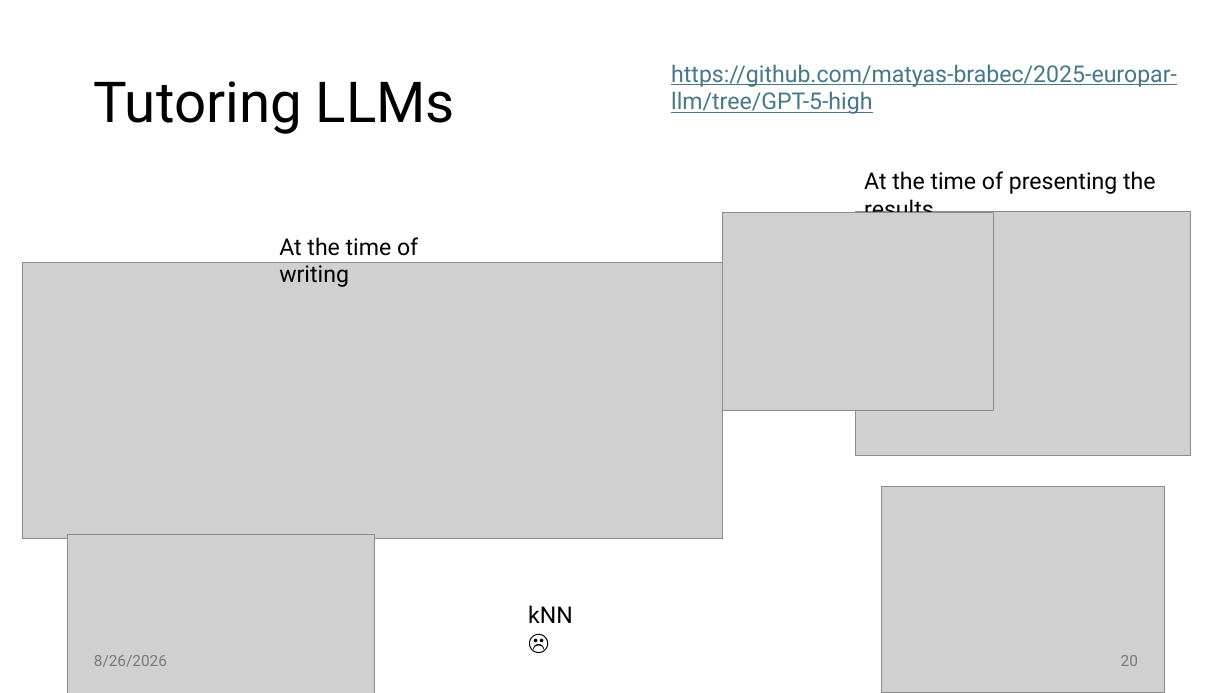
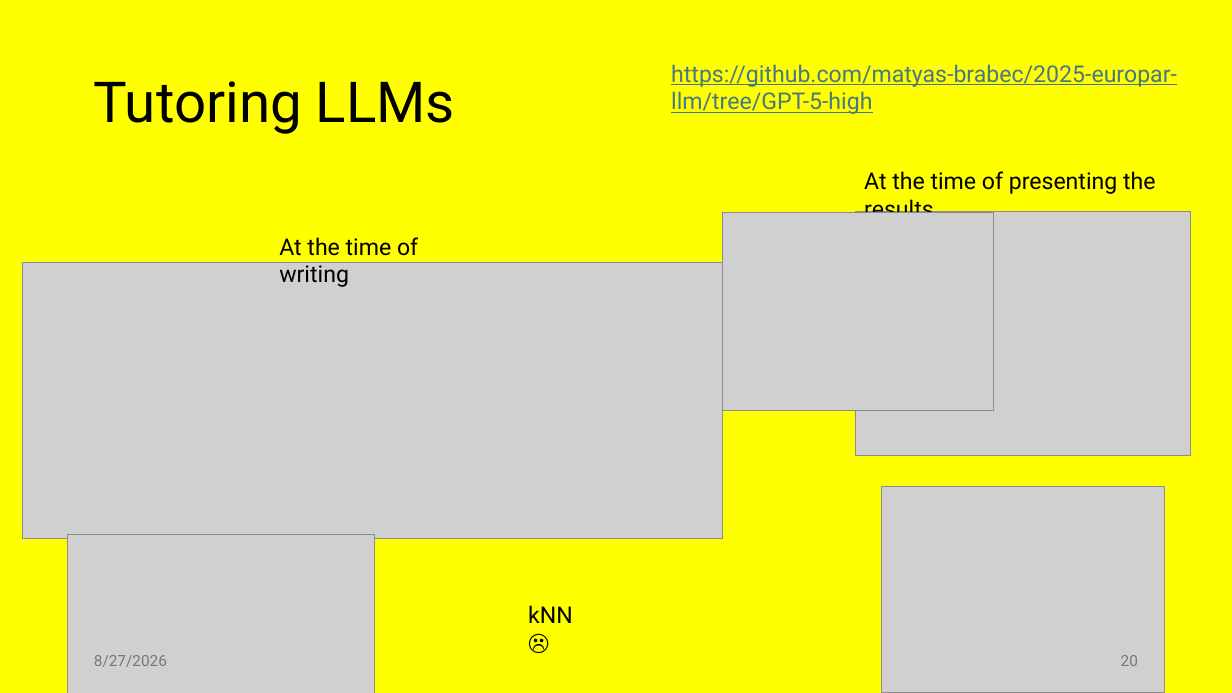
Before and after one commit to jiriklepl/phd-thesis, a slide deck: slide 20 of slides/Optimizing Memory Layouts and Traversal Orders in High-Performance Computing.pptx. Drawn at 1232x693 pixels with LibreOffice and Linux fonts; fonts in the diff are those of the drawing; grey boxes stand for pictures. Boxes give left, top, right and bottom in pixels: in the first picture for what was removed or moved away, otherwise in the second. Text is boxed around its words. In the diff, an @@ line names an element or a change of style, - is before the commit and + after.

```diff
--- a/slides/Optimizing Memory Layouts and Traversal Orders in High-Performance Computing.pptx
+++ b/slides/Optimizing Memory Layouts and Traversal Orders in High-Performance Computing.pptx
@@ background #FFFFFF to #FFFF00 @@
@@ text at <box>94,655,167,667</box>: text changed @@
-8/26/2026
+8/27/2026
```
Also in this commit, not shown: 34 other slides changed, 2 slides added, 2 slides removed.
